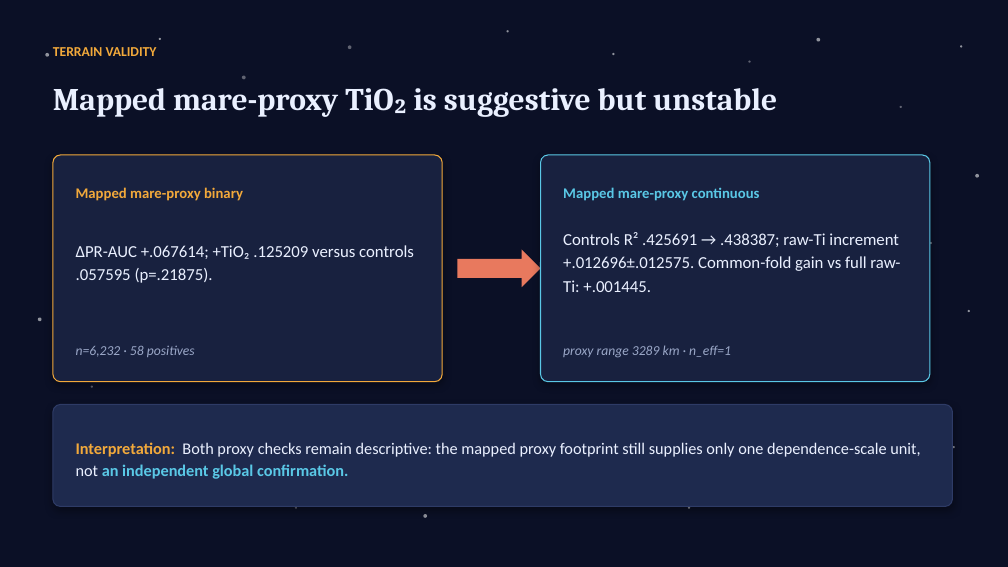
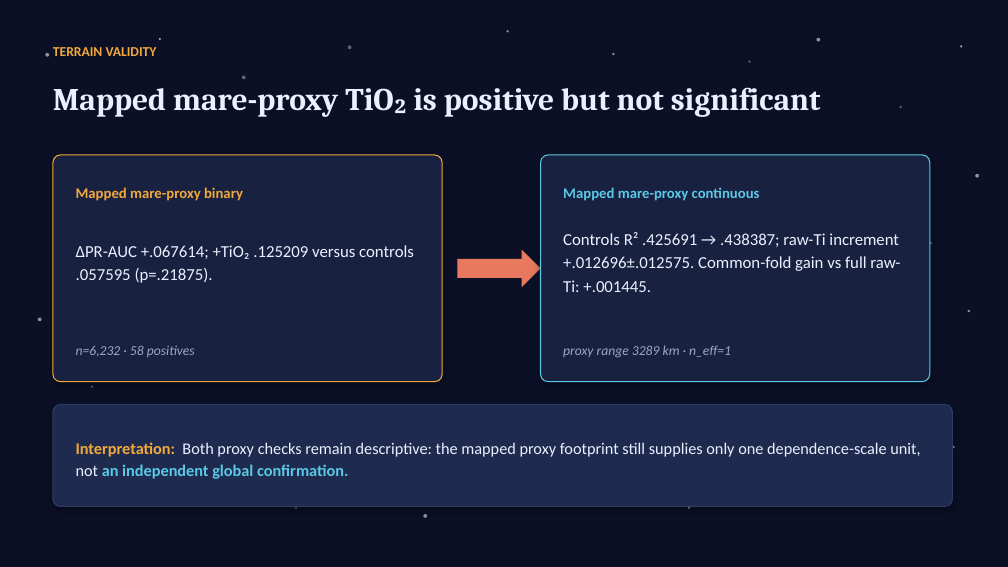
Before and after one commit to lemoon01110/Lunar-Titanium-Magnetism, a slide deck: slide 10 of Paper-and-Pitch/Pitch.pptx. Drawn at 1008x567 pixels with LibreOffice and Linux fonts; fonts in the diff are those of the drawing. Boxes give left, top, right and bottom in pixels: in the first picture for what was removed or moved away, otherwise in the second. Text is boxed around its words. In the diff, an @@ line names an element or a change of style, - is before the commit and + after.

```diff
--- a/Paper-and-Pitch/Pitch.pptx
+++ b/Paper-and-Pitch/Pitch.pptx
@@ text at <box>53,87,821,117</box>: text changed @@
-Mapped mare-proxy TiO₂ is suggestive but unstable
+Mapped mare-proxy TiO₂ is positive but not significant
```
Also in this commit, not shown: 1 other slide changed, 6 other files.
